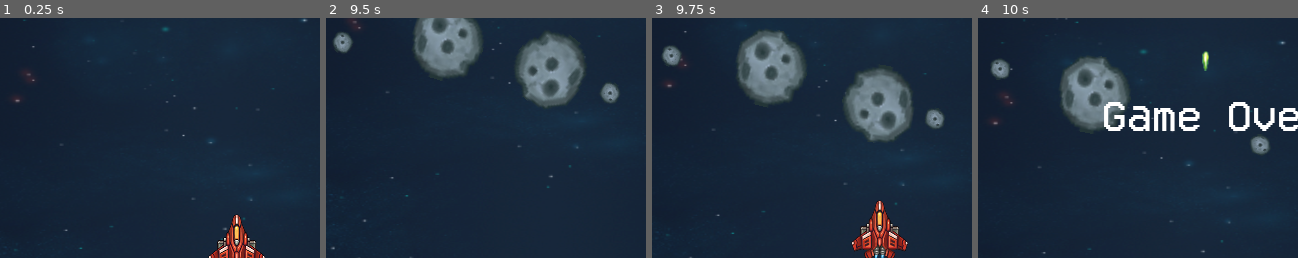
Above: before the commit, frames 1-4 (left to right).
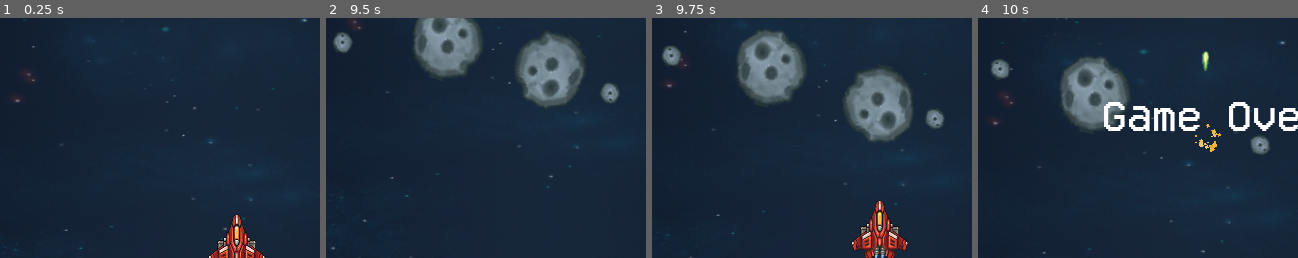
Above: after the commit, the same moments.

Repository: GArmane/vaporspace
Game: Godot game, scene res://src/scenes/main/Main.tscn
Same seed, same stepped clock (60 frames per second), same inputs: the game is played once before the commit and once after it. Sound files missing from this copy of the repository are replaced by a short silence.
Inputs:
- Up to frame 1 (0.25 s): no input
- Up to frame 2 (9.5 s): hold Right (ui_right) 0.53-1.28 s; tap Space (ui_select) at 0.77, 1.52, 3.02, 3.77, 4.52, 6.02, 6.77, 7.52, 9.02 s; hold Down (ui_down) 1.28-2.03 s; hold Right (ui_right) 2.03-2.78 s; hold Up (ui_up) 2.78-3.53 s; hold Left (ui_left) 3.53-5.03 s; hold Down (ui_down) 5.03-5.78 s; hold Right (ui_right) 5.78-6.53 s; hold Up (ui_up) 6.53-7.28 s; hold Right (ui_right) 7.28-8.03 s; hold Down (ui_down) 8.03-8.78 s; hold Left (ui_left) from 8.78 s (still down)
- Up to frame 3 (9.75 s): release Left (ui_left) at 9.53 s; hold Up (ui_up) from 9.53 s (still down)
- Up to frame 4 (10 s): keep holding Up (ui_up); tap Space (ui_select) at 9.77 s
The pictures show only the part of the screen within x 13-63%, y 33-83%; the shares and areas given below are measured in that part.

Frames 1-3 are identical in both runs. In frame 4, 0.2% of the frame differs, in the area x 67-76%, y 44-56%.

Commit message:
feat(src/entities/obstacles/asteroids): add explosion effect on asteroid destruction

Diff:
--- a/src/entities/obstacles/asteroids/AsteroidLarge01.tscn
+++ b/src/entities/obstacles/asteroids/AsteroidLarge01.tscn
@@ -1,8 +1,9 @@
-[gd_scene load_steps=5 format=2]
+[gd_scene load_steps=6 format=2]
 
 [ext_resource path="res://src/entities/obstacles/asteroids/sprites/asteroid_large_01.png" type="Texture" id=1]
 [ext_resource path="res://src/entities/obstacles/asteroids/scripts/AsteroidLarge.gd" type="Script" id=2]
 [ext_resource path="res://src/entities/obstacles/asteroids/sfx/explosion3.wav" type="AudioStream" id=3]
+[ext_resource path="res://src/entities/particles/explosions/Explosion.tscn" type="PackedScene" id=4]
 
 [sub_resource type="CircleShape2D" id=1]
 radius = 37.7623
@@ -18,6 +19,7 @@
 __meta__ = {
 "_edit_group_": true
 }
+explosion = ExtResource( 4 )
 
 [node name="Sprite" type="Sprite" parent="."]
 scale = Vector2( 2, 2 )
--- a/src/entities/obstacles/asteroids/AsteroidLarge02.tscn
+++ b/src/entities/obstacles/asteroids/AsteroidLarge02.tscn
@@ -1,8 +1,9 @@
-[gd_scene load_steps=5 format=2]
+[gd_scene load_steps=6 format=2]
 
 [ext_resource path="res://src/entities/obstacles/asteroids/sprites/asteroid_large_02.png" type="Texture" id=1]
 [ext_resource path="res://src/entities/obstacles/asteroids/scripts/AsteroidBase.gd" type="Script" id=2]
 [ext_resource path="res://src/entities/obstacles/asteroids/sfx/explosion3.wav" type="AudioStream" id=3]
+[ext_resource path="res://src/entities/particles/explosions/Explosion.tscn" type="PackedScene" id=4]
 
 [sub_resource type="CircleShape2D" id=1]
 radius = 31.6489
@@ -15,6 +16,7 @@
 linear_damp = 0.0
 angular_damp = 0.0
 script = ExtResource( 2 )
+explosion = ExtResource( 4 )
 
 [node name="Sprite" type="Sprite" parent="."]
 scale = Vector2( 2, 2 )
--- a/src/entities/obstacles/asteroids/AsteroidMedium01.tscn
+++ b/src/entities/obstacles/asteroids/AsteroidMedium01.tscn
@@ -1,8 +1,9 @@
-[gd_scene load_steps=5 format=2]
+[gd_scene load_steps=6 format=2]
 
 [ext_resource path="res://src/entities/obstacles/asteroids/sprites/asteroid_medium_01.png" type="Texture" id=1]
 [ext_resource path="res://src/entities/obstacles/asteroids/scripts/AsteroidMedium.gd" type="Script" id=2]
 [ext_resource path="res://src/entities/obstacles/asteroids/sfx/explosion2.wav" type="AudioStream" id=3]
+[ext_resource path="res://src/entities/particles/explosions/Explosion.tscn" type="PackedScene" id=4]
 
 [sub_resource type="CapsuleShape2D" id=1]
 radius = 23.6926
@@ -16,6 +17,7 @@
 linear_damp = 0.0
 angular_damp = 0.0
 script = ExtResource( 2 )
+explosion = ExtResource( 4 )
 
 [node name="Sprite" type="Sprite" parent="."]
 scale = Vector2( 1.5, 1.5 )
--- a/src/entities/obstacles/asteroids/AsteroidSmall01.tscn
+++ b/src/entities/obstacles/asteroids/AsteroidSmall01.tscn
@@ -1,8 +1,9 @@
-[gd_scene load_steps=5 format=2]
+[gd_scene load_steps=6 format=2]
 
 [ext_resource path="res://src/entities/obstacles/asteroids/sprites/asteroid_small_01.png" type="Texture" id=1]
 [ext_resource path="res://src/entities/obstacles/asteroids/scripts/AsteroidSmall.gd" type="Script" id=2]
 [ext_resource path="res://src/entities/obstacles/asteroids/sfx/explosion1.wav" type="AudioStream" id=3]
+[ext_resource path="res://src/entities/particles/explosions/Explosion.tscn" type="PackedScene" id=4]
 
 [sub_resource type="CircleShape2D" id=1]
 
@@ -14,6 +15,7 @@
 linear_damp = 0.0
 angular_damp = 0.0
 script = ExtResource( 2 )
+explosion = ExtResource( 4 )
 
 [node name="Sprite" type="Sprite" parent="."]
 texture = ExtResource( 1 )
--- a/src/entities/obstacles/asteroids/scripts/AsteroidBase.gd
+++ b/src/entities/obstacles/asteroids/scripts/AsteroidBase.gd
@@ -4,19 +4,28 @@
 signal destroyed(points)
 
 
+
 onready var destroy_sfx: AudioStreamPlayer = $AudioPlayers/DestroySFX
 onready var collision_shape: CollisionShape2D = $CollisionShape2D
+onready var sprite: Sprite = $Sprite
 
+export (PackedScene) var explosion
 export var points := 10
 
 
 # Public API
 func destroy(points_to_award) -> void:
+	# Hide sprite and disable collision
+	collision_shape.set_deferred("disabled", true)
+	sprite.visible = false
+
+	# Spawn explosion effect and sound
+	add_child(explosion.instance())
+	destroy_sfx.play()
+
 	emit_signal("destroyed", points_to_award)
-	collision_shape.set_deferred("disabled", true)
-	destroy_sfx.play()
-	hide()
 	yield(destroy_sfx, "finished")
+	# Cleanup
 	remove()
 
 
